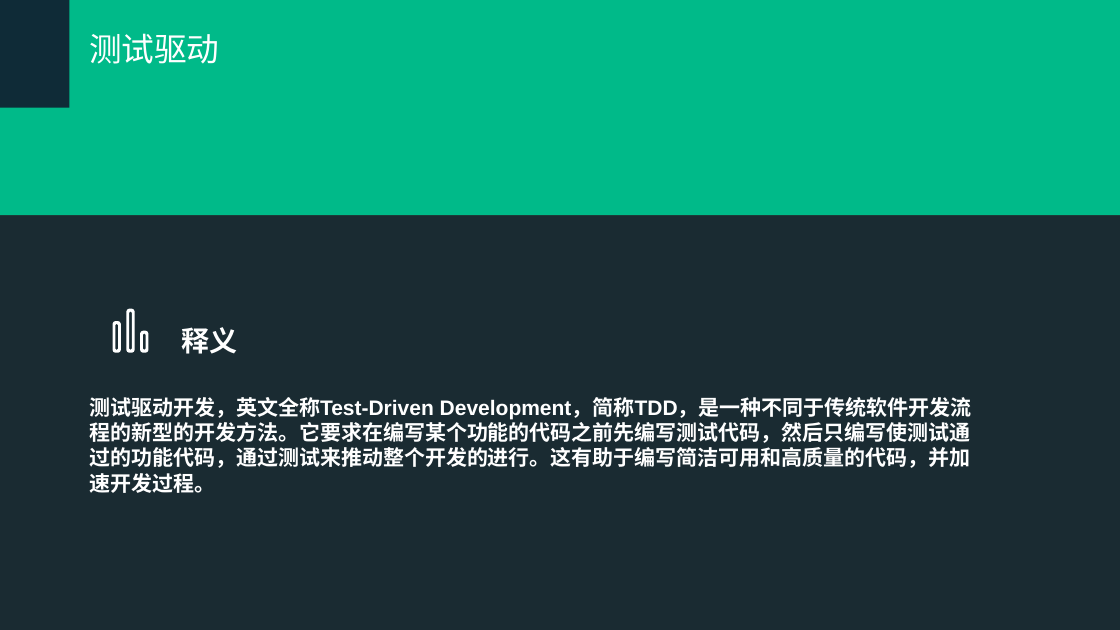
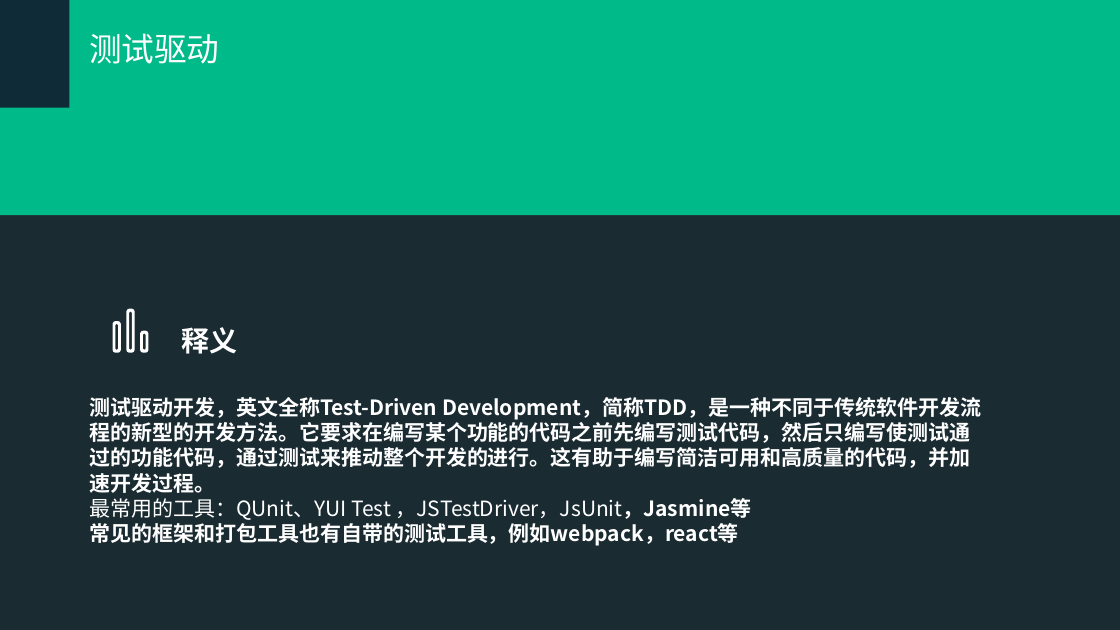
Before and after one commit to hanangjie/play, a slide deck: slide 4 of share/TDT/测试驱动开发.ppt. Drawn at 1120x630 pixels with LibreOffice and Linux fonts; fonts in the diff are those of the drawing; background and template pictures are left out; a plain dark background stands for a picture behind light text. Boxes give left, top, right and bottom in pixels: in the first picture for what was removed or moved away, otherwise in the second. Text is boxed around its words. In the diff, an @@ line names an element or a change of style, - is before the commit and + after.

```diff
--- a/share/TDT/测试驱动开发.ppt
+++ b/share/TDT/测试驱动开发.ppt
@@ text at [89,397,981,493]: font Arial to Noto Sans CJK SC in "测试驱动开发，英文全称Test-Driven Development，简称TDD，是一种不同于传统软件开发流程的新型的开 ..." @@
@@ text at [89,498,752,546]: paragraph added @@
+最常用的工具：QUnit、YUI Test ，JSTestDriver，JsUnit，Jasmine等
+常见的框架和打包工具也有自带的测试工具，例如webpack，react等
```
Also in this commit, not shown: 2 other slides changed, 2 slides added, 1 other file.
